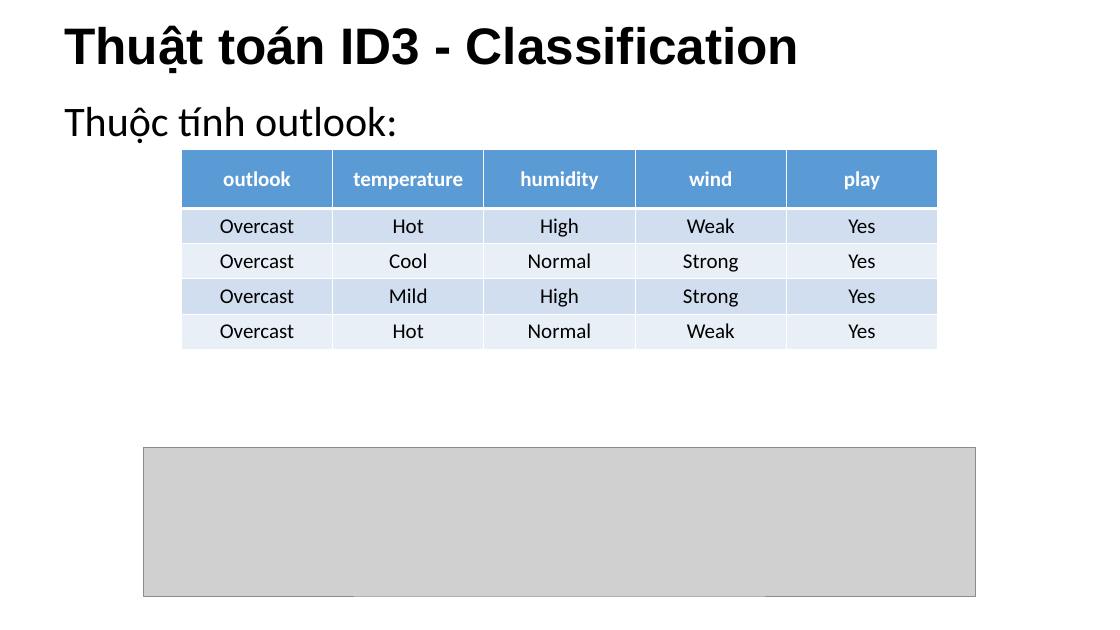
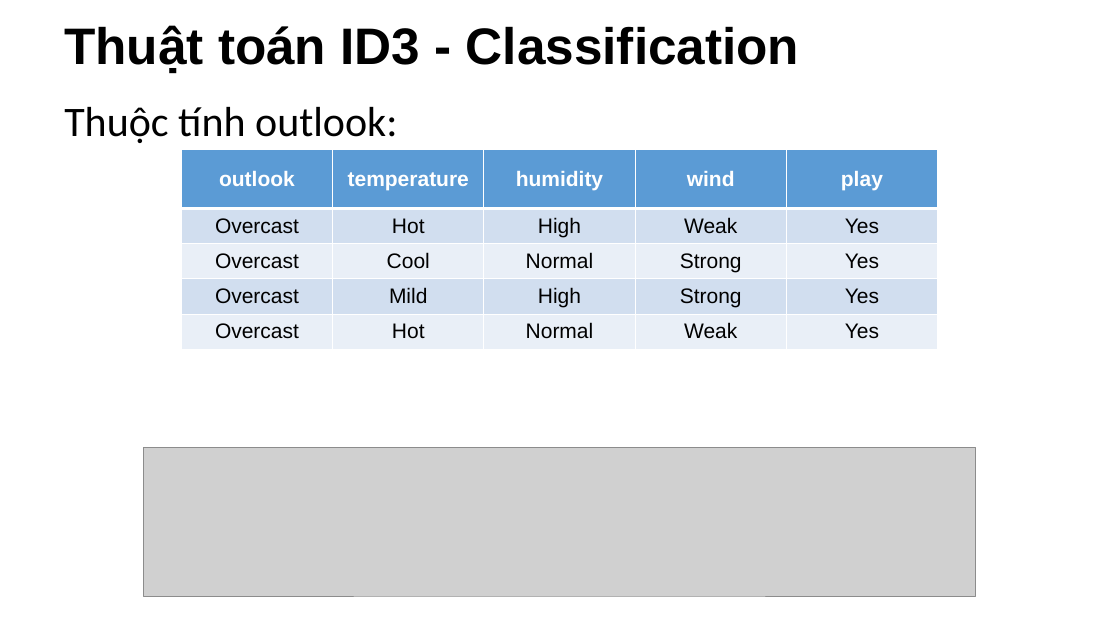
Before and after one commit to NCMyTu/CS523, a slide deck: slide 12 of slide/decision_tree.pptx (slide 11 before the commit). Drawn at 1120x630 pixels with LibreOffice and Linux fonts; fonts in the diff are those of the drawing; grey boxes stand for pictures; background and template pictures are left out. Boxes give left, top, right and bottom in pixels: in the first picture for what was removed or moved away, otherwise in the second. Text is boxed around its words. In the diff, an @@ line names an element or a change of style, - is before the commit and + after.

```diff
--- a/slide/decision_tree.pptx
+++ b/slide/decision_tree.pptx
@@ table at [181,150,938,385] @@
@@ font Calibri to Arial @@
```
Also in this commit, not shown: 8 other slides changed, 2 slides added.
